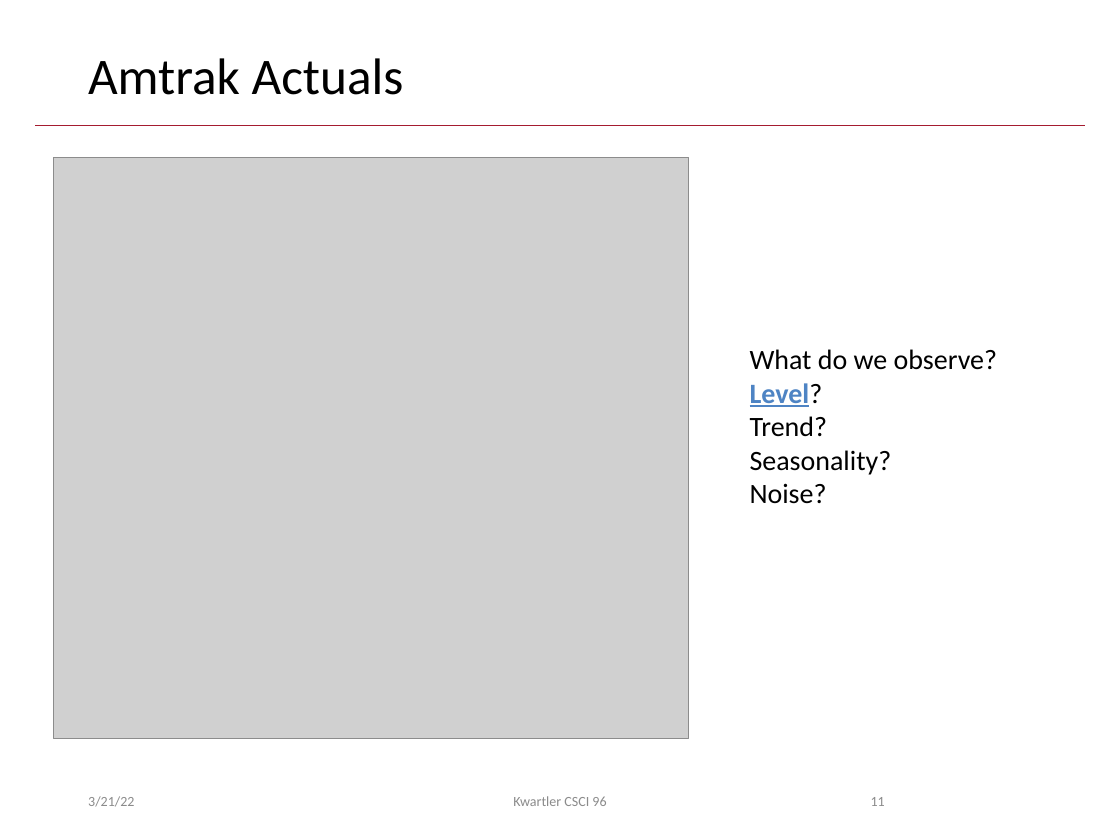
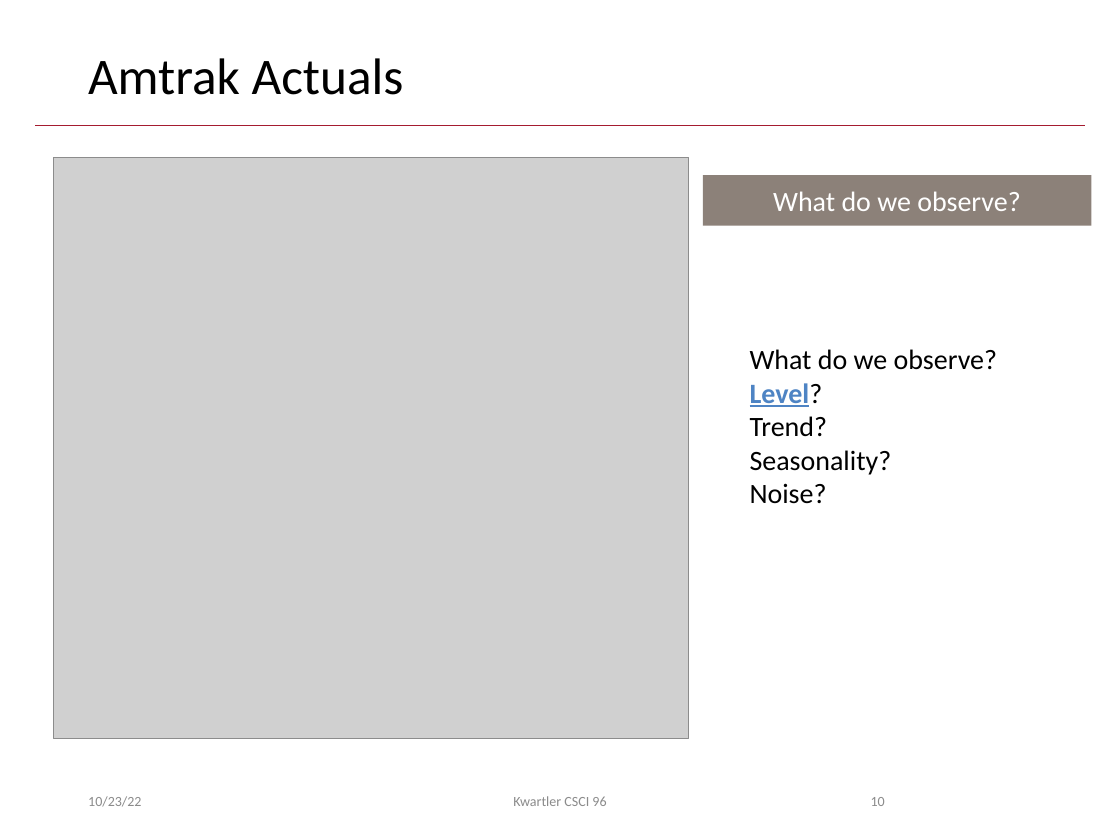
Before and after one commit to kwartler/Harvard_DataMining_Business_Student, a slide deck: slide 10 of Lessons/G_TimeSeries_Equities/A_TimeSeries.pptx (slide 11 before the commit). Drawn at 1120x840 pixels with LibreOffice and Linux fonts; fonts in the diff are those of the drawing; grey boxes stand for pictures; background and template pictures are left out. Boxes give left, top, right and bottom in pixels: in the first picture for what was removed or moved away, otherwise in the second. Text is boxed around its words. In the diff, an @@ line names an element or a change of style, - is before the commit and + after.

```diff
--- a/Lessons/G_TimeSeries_Equities/A_TimeSeries.pptx
+++ b/Lessons/G_TimeSeries_Equities/A_TimeSeries.pptx
@@ rectangle added at [703, 175, 1092, 225], fill #8C8179, 18 pt, text #FFFFFF @@
+What do we observe?
@@ text at [88, 796, 141, 807]: text changed @@
-3/21/22
+10/23/22
@@ page number at [871, 797, 885, 806]: text changed @@
-11
+10
```
Also in this commit, not shown: 50 other slides changed, 1 slide removed.
